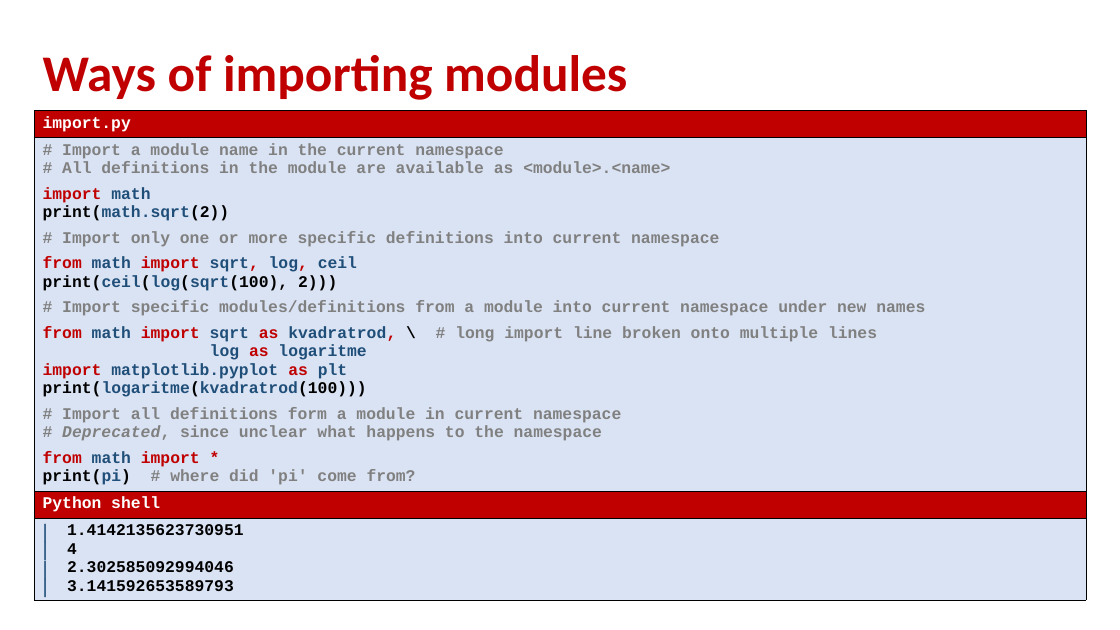
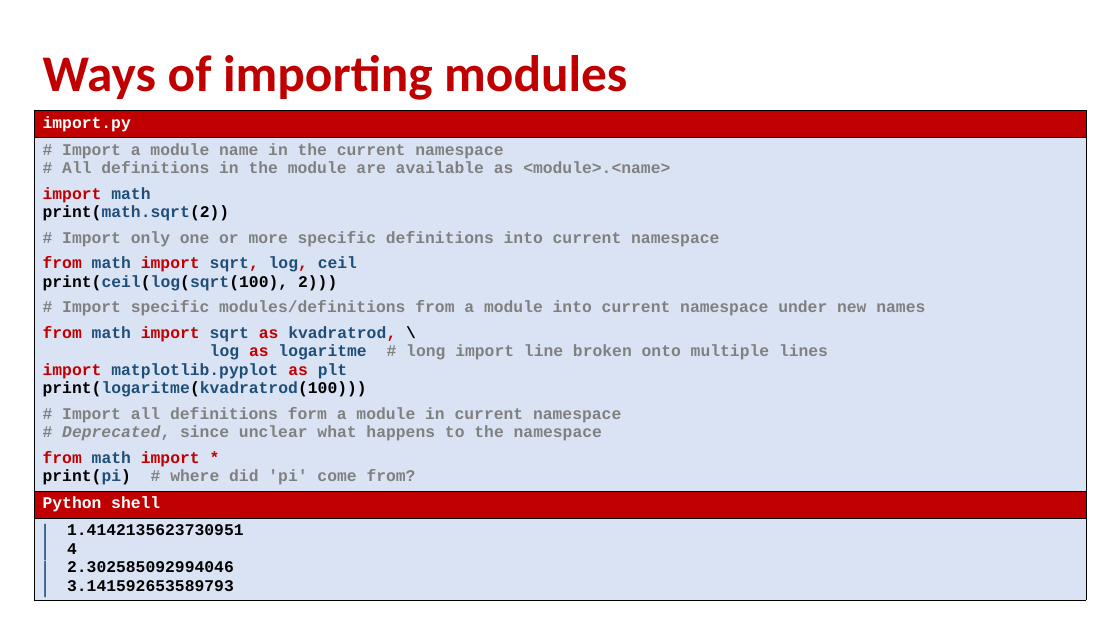
Before and after one commit to gsbrodal/gsbrodal.github.io, a slide deck: slide 5 of ipsa/slides/modules.pptx. Drawn at 1120x630 pixels with LibreOffice and Linux fonts; fonts in the diff are those of the drawing. Boxes give left, top, right and bottom in pixels: in the first picture for what was removed or moved away, otherwise in the second. Text is boxed around its words. In the diff, an @@ line names an element or a change of style, - is before the commit and + after.

Commit message:
module slides

```diff
--- a/ipsa/slides/modules.pptx
+++ b/ipsa/slides/modules.pptx
@@ table at [34, 111, 1086, 625] @@
-row 2, column 1: # Import a module name in the current namespace / # All definitions in the module are available as <module>.<name> / import math / print(math.sqrt(2)) / # Import only one or more specific definitions into current namespace / from math import sqrt, log, ceil / print(ceil(log(sqrt(100), 2))) / # Import specific modules/definitions from a module into current namespace under new names / from math import sqrt as kvadratrod, \ # long import line broken onto multiple lines log as logaritme import matplotlib.pyplot as plt / print(logaritme(kvadratrod(100))) / # Import all definitions form a module in current namespace / # Deprecated, since unclear what happens to the namespace / from math import * / print(pi) # where did 'pi' come from?
+row 2, column 1: # Import a module name in the current namespace / # All definitions in the module are available as <module>.<name> / import math / print(math.sqrt(2)) / # Import only one or more specific definitions into current namespace / from math import sqrt, log, ceil / print(ceil(log(sqrt(100), 2))) / # Import specific modules/definitions from a module into current namespace under new names / from math import sqrt as kvadratrod, \ log as logaritme # long import line broken onto multiple lines import matplotlib.pyplot as plt / print(logaritme(kvadratrod(100))) / # Import all definitions form a module in current namespace / # Deprecated, since unclear what happens to the namespace / from math import * / print(pi) # where did 'pi' come from?
```
Also in this commit, not shown: 4 other slides changed, 3 other files.
